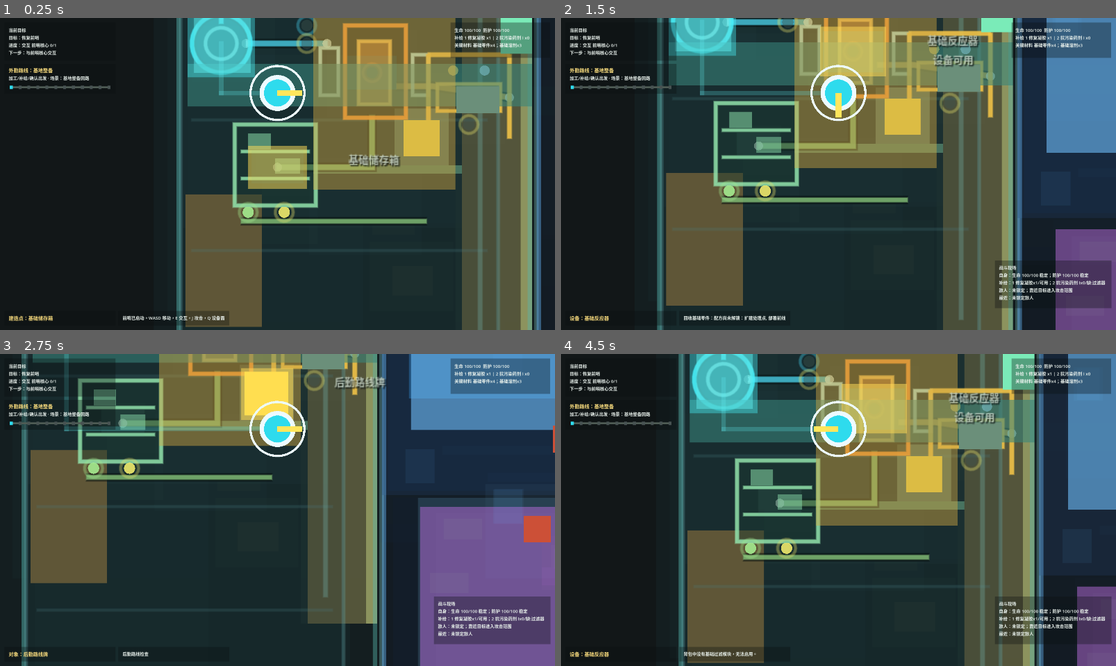
Above: before the commit, frames 1-4 (two rows, left to right).
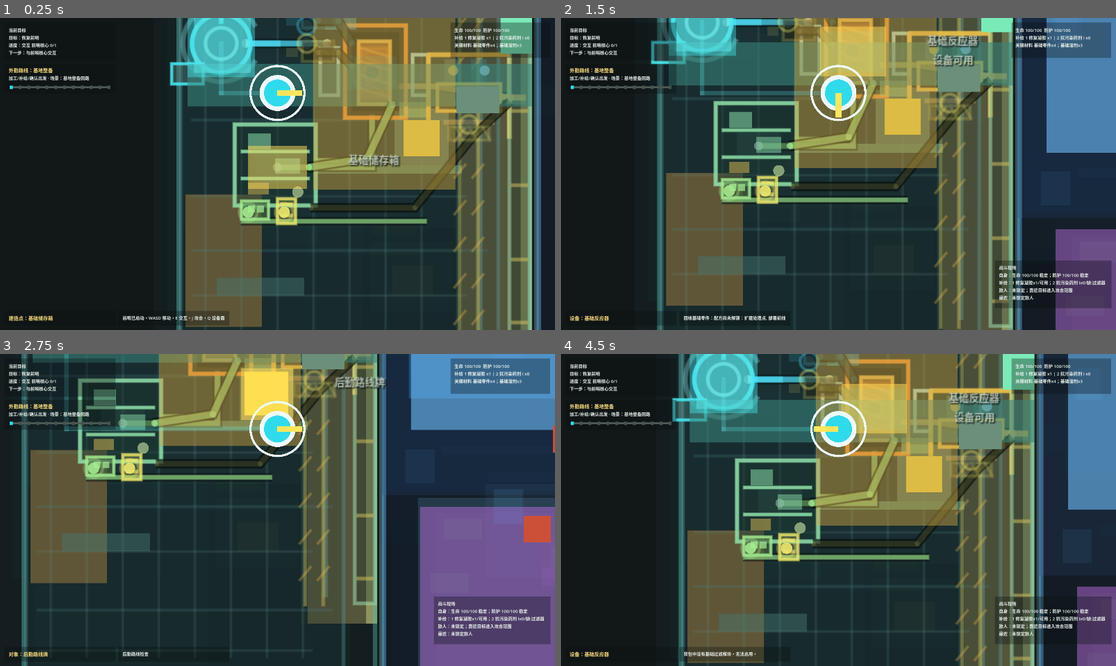
Above: after the commit, the same moments.

Repository: laugh0608/RadishCatalyst
Game: Godot game, scene res://scenes/boot/Boot.tscn
The game is run twice, just before and just after one commit, with the same random seed, the same clock (stepped at 60 frames per second) and the same inputs.
Inputs (mouse positions are in pixels of both pictures, inside the frame that each line leads up to):
- Up to frame 1 (0.25 s): no input
- Up to frame 2 (1.5 s): tap Enter at 0.5 s; move the mouse to (960, 158) at 0.52 s; hold D (move_right) 0.53-1.28 s; tap J (attack) at 0.6 s; click (960, 158) at 0.67 s; move the mouse to (727, 189) at 1.27 s; hold S (move_down) from 1.28 s (still down); tap R (cycle_recipe) at 1.35 s
- Up to frame 3 (2.75 s): move the mouse to (333, 441) at 2.02 s; release S (move_down) at 2.03 s; hold D (move_right) from 2.03 s (still down); tap E (interact) at 2.1 s
- Up to frame 4 (4.5 s): move the mouse to (810, 572) at 2.77 s; release D (move_right) at 2.78 s; hold W (move_up) 2.78-3.53 s; tap C (tactical_scan) at 2.85 s; click (810, 572) at 2.92 s; move the mouse to (1005, 556) at 3.52 s; hold A (move_left) from 3.53 s (still down); tap Q (toggle_device_panel) at 3.6 s; move the mouse to (672, 463) at 4.27 s; tap F (toggle_module) at 4.35 s

The runs differ from the first frame. In frame 1, 7.5% of the frame differs, in the area x 30-96%, y 0-100%; in frame 2, 6.9%; in frame 3, 5.8%; in frame 4, 7.3%.

Commit message:
feat: 细化基地工业链动态视觉

Diff:
--- a/client/scripts/checks/demo_resource_chain_state_check.gd
+++ b/client/scripts/checks/demo_resource_chain_state_check.gd
@@ -115,12 +115,25 @@
 	root.add_child(map)
 	var layer := map.get_node("DemoIndustrialBaseVisualLayer") as DemoIndustrialBaseVisualLayer
 	layer.apply_visuals()
+	_expect_equal(layer.get_detail_shape_count() >= 9, true, "industrial base visual layer registers device and floor detail shapes")
+	_expect_equal(layer.has_detail_shape("floor.service_grates"), true, "industrial base visual layer marks floor service grates")
+	_expect_equal(layer.has_detail_shape("device.basic_reactor.reaction_chamber"), true, "industrial base visual layer marks reactor chamber detail")
+	_expect_equal(layer.has_detail_shape("device.basic_storage.shelf_bins"), true, "industrial base visual layer marks storage shelf detail")
+	_expect_equal(layer.has_detail_shape("device.field_outfitting_station.module_rack"), true, "industrial base visual layer marks outfitting rack detail")
+	_expect_equal(layer.has_detail_shape("device.departure_gate.pressure_door"), true, "industrial base visual layer marks departure gate detail")
 	layer.refresh_chain_state(world, character)
-	_expect_equal(layer.get_chain_state_shape_count() >= 6, true, "industrial visual layer creates first chain state shapes")
+	_expect_equal(layer.get_chain_state_shape_count() >= 13, true, "industrial visual layer creates first chain state shapes")
 	_expect_equal(layer.has_chain_shape("chain.crystal_input.ready"), true, "industrial visual layer marks crystal input ready")
 	_expect_equal(layer.has_chain_shape("chain.reactor_work_window.ready"), true, "industrial visual layer marks reactor working")
 	_expect_equal(layer.has_chain_shape("chain.storage_repair_gel_slot.ready"), true, "industrial visual layer marks repair gel storage")
 	_expect_equal(layer.has_chain_shape("chain.outfitting_supply_state.ready"), true, "industrial visual layer marks outfitting supply ready")
+	_expect_equal(layer.has_chain_shape("chain.input_crystal_bin.ready"), true, "industrial visual layer marks crystal input bin ready")
+	_expect_equal(layer.has_chain_shape("chain.input_salvage_bin.ready"), true, "industrial visual layer marks salvage input bin ready")
+	_expect_equal(layer.has_chain_shape("chain.reactor_feed_lane.ready"), true, "industrial visual layer marks active feed lane")
+	_expect_equal(layer.has_chain_shape("chain.reactor_process_core.ready"), true, "industrial visual layer marks active reactor core")
+	_expect_equal(layer.has_chain_shape("chain.parts_output_tray.ready"), true, "industrial visual layer marks parts output tray")
+	_expect_equal(layer.has_chain_shape("chain.repair_gel_cylinder.ready"), true, "industrial visual layer marks repair gel cylinder")
+	_expect_equal(layer.has_chain_shape("chain.outfitting_launch_bus.ready"), true, "industrial visual layer marks outfitting launch bus")
 	map.free()
 
 
--- a/client/scripts/map/demo_industrial_base_visual_layer.gd
+++ b/client/scripts/map/demo_industrial_base_visual_layer.gd
@@ -12,6 +12,10 @@
 const DECK_FILL := Color(0.08, 0.16, 0.17, 0.18)
 const DEVICE_FRAME := Color(0.72, 0.92, 0.88, 0.86)
 const DEVICE_DIM := Color(0.36, 0.5, 0.48, 0.38)
+const DEVICE_PANEL := Color(0.28, 0.46, 0.44, 0.48)
+const DEVICE_DARK := Color(0.04, 0.08, 0.085, 0.72)
+const FLOOR_GRATE := Color(0.36, 0.54, 0.52, 0.2)
+const MAINTENANCE_LINE := Color(0.76, 0.72, 0.34, 0.48)
 const CORE_LIGHT := Color(0.28, 0.92, 0.96, 0.88)
 const REACTOR_LIGHT := Color(0.98, 0.58, 0.2, 0.9)
 const STORAGE_LIGHT := Color(0.58, 0.9, 0.68, 0.84)
@@ -25,6 +29,8 @@
 const CHAIN_READY := Color(0.92, 0.9, 0.42, 0.92)
 const CHAIN_INPUT := Color(0.28, 0.84, 0.96, 0.94)
 const CHAIN_PRODUCT := Color(0.64, 0.92, 0.56, 0.9)
+const CHAIN_WINDOW := Color(1.0, 0.62, 0.24, 0.86)
+const CHAIN_ROUTE_DARK := Color(0.02, 0.04, 0.035, 0.72)
 
 const DEVICE_ANCHORS := {
 	"device.outpost_core": "Interactables/OutpostCore",
@@ -68,6 +74,7 @@
 var device_shape_ids: Array[String] = []
 var flow_shape_ids: Array[String] = []
 var chain_shape_ids: Array[String] = []
+var detail_shape_ids: Array[String] = []
 var chain_state: Dictionary = {}
 
 
@@ -80,6 +87,7 @@
 	_deemphasize_legacy_base_blocks()
 	_mute_device_identity_blocks()
 	_register_device_shapes()
+	_register_device_detail_shapes()
 	_register_flow_shapes()
 	_tag_device_anchors()
 	_tone_down_core_interactable_markers()
@@ -113,6 +121,13 @@
 	_register_chain_shape("chain.storage_parts_slot.%s" % _state_suffix(bool(chain_state["parts_ready"])))
 	_register_chain_shape("chain.storage_repair_gel_slot.%s" % _state_suffix(bool(chain_state["gel_ready"])))
 	_register_chain_shape("chain.outfitting_supply_state.%s" % _state_suffix(bool(chain_state["station_ready"]) and bool(chain_state["gel_ready"])))
+	_register_chain_shape("chain.input_crystal_bin.%s" % _state_suffix(bool(chain_state["crystal_ready"])))
+	_register_chain_shape("chain.input_salvage_bin.%s" % _state_suffix(bool(chain_state["salvage_ready"])))
+	_register_chain_shape("chain.reactor_feed_lane.%s" % _state_suffix(bool(chain_state["crystal_ready"]) or bool(chain_state["salvage_ready"])))
+	_register_chain_shape("chain.reactor_process_core.%s" % _state_suffix(reactor_active))
+	_register_chain_shape("chain.parts_output_tray.%s" % _state_suffix(bool(chain_state["parts_ready"])))
+	_register_chain_shape("chain.repair_gel_cylinder.%s" % _state_suffix(bool(chain_state["gel_ready"])))
+	_register_chain_shape("chain.outfitting_launch_bus.%s" % _state_suffix(bool(chain_state["station_ready"]) and bool(chain_state["gel_ready"])))
 	queue_redraw()
 
 
@@ -131,6 +146,14 @@
 	return applied_flow_count
 
 
+func get_detail_shape_count() -> int:
+	return detail_shape_ids.size()
+
+
+func has_detail_shape(shape_id: String) -> bool:
+	return detail_shape_ids.has(shape_id)
+
+
 func get_chain_state_shape_count() -> int:
 	return applied_chain_state_count
 
@@ -141,11 +164,13 @@
 
 func _draw() -> void:
 	_draw_base_deck()
+	_draw_base_detail()
 	_draw_flow_network()
 	_draw_outpost_core()
 	_draw_basic_reactor()
 	_draw_basic_storage()
 	_draw_field_outfitting_station()
+	_draw_departure_gate()
 	_draw_pollution_filter()
 	_draw_chain_state()
 
@@ -157,6 +182,17 @@
 	for y in [-156.0, -24.0, 92.0, 184.0]:
 		draw_line(Vector2(-326.0, y), Vector2(-64.0, y), Color(0.28, 0.48, 0.5, 0.24), 1.5, true)
 	draw_line(Vector2(-70.0, -196.0), Vector2(-70.0, 172.0), Color(0.42, 0.62, 0.58, 0.42), 3.0, true)
+
+
+func _draw_base_detail() -> void:
+	for x in [-314.0, -282.0, -250.0, -218.0, -186.0, -154.0, -122.0, -90.0]:
+		draw_line(Vector2(x, -244.0), Vector2(x, 226.0), FLOOR_GRATE, 1.0, true)
+	for y in [-226.0, -194.0, -120.0, 44.0, 132.0, 220.0]:
+		draw_line(Vector2(-326.0, y), Vector2(-82.0, y), FLOOR_GRATE, 1.0, true)
+	_draw_hazard_stripe(Vector2(-88.0, -210.0), Vector2(-88.0, 180.0))
+	_draw_hazard_stripe(Vector2(-72.0, -210.0), Vector2(-72.0, 180.0))
+	draw_rect(Rect2(Vector2(-318.0, -138.0), Vector2(42.0, 18.0)), DEVICE_PANEL, true)
+	draw_rect(Rect2(Vector2(-304.0, 116.0), Vector2(78.0, 16.0)), DEVICE_PANEL, true)
 
 
 func _draw_flow_network() -> void:
@@ -172,21 +208,30 @@
 func _draw_outpost_core() -> void:
 	var center := Vector2(-300.0, -92.0)
 	draw_circle(center, 22.0, Color(0.08, 0.26, 0.28, 0.5))
+	draw_arc(center, 34.0, PI * 0.15, PI * 1.85, 36, Color(0.56, 0.92, 0.9, 0.34), 3.0, true)
 	draw_arc(center, 26.0, 0.0, TAU, 36, CORE_LIGHT, 2.8, true)
 	draw_arc(center, 14.0, 0.0, TAU, 28, Color(0.7, 1.0, 0.96, 0.72), 2.0, true)
 	draw_line(center + Vector2(0.0, -34.0), center + Vector2(0.0, -18.0), CORE_LIGHT, 3.0, true)
 	draw_line(center + Vector2(-12.0, -32.0), center + Vector2(12.0, -32.0), CORE_LIGHT, 2.0, true)
+	draw_rect(Rect2(center + Vector2(-44.0, 18.0), Vector2(28.0, 18.0)), DEVICE_PANEL, true)
+	draw_rect(Rect2(center + Vector2(-44.0, 18.0), Vector2(28.0, 18.0)), CORE_LIGHT, false, 1.4, true)
+	draw_line(center + Vector2(26.0, 0.0), center + Vector2(52.0, 0.0), PIPE_CRYSTAL, 4.0, true)
 
 
 func _draw_basic_reactor() -> void:
 	var body := Rect2(Vector2(-190.0, -108.0), Vector2(54.0, 82.0))
 	draw_rect(body, Color(0.16, 0.13, 0.08, 0.48), true)
 	draw_rect(body, REACTOR_LIGHT, false, 2.5, true)
+	draw_rect(Rect2(Vector2(-184.0, -102.0), Vector2(42.0, 70.0)), DEVICE_DARK, true)
 	draw_rect(Rect2(Vector2(-178.0, -94.0), Vector2(28.0, 56.0)), Color(0.96, 0.58, 0.22, 0.48), true)
 	draw_rect(Rect2(Vector2(-178.0, -94.0), Vector2(28.0, 56.0)), Color(1.0, 0.78, 0.34, 0.82), false, 2.0, true)
 	draw_rect(Rect2(Vector2(-212.0, -88.0), Vector2(16.0, 42.0)), DEVICE_FRAME, false, 2.0, true)
 	draw_rect(Rect2(Vector2(-130.0, -82.0), Vector2(14.0, 36.0)), DEVICE_FRAME, false, 2.0, true)
 	draw_line(Vector2(-176.0, -124.0), Vector2(-158.0, -124.0), Color(0.76, 0.62, 0.36, 0.8), 5.0, true)
+	for y in [-88.0, -76.0, -64.0, -52.0]:
+		draw_line(Vector2(-176.0, y), Vector2(-150.0, y + 8.0), Color(1.0, 0.78, 0.34, 0.34), 1.3, true)
+	draw_rect(Rect2(Vector2(-208.0, -118.0), Vector2(28.0, 14.0)), Color(0.3, 0.72, 0.84, 0.42), true)
+	draw_rect(Rect2(Vector2(-142.0, -40.0), Vector2(28.0, 14.0)), Color(0.64, 0.9, 0.56, 0.42), true)
 
 
 func _draw_basic_storage() -> void:
@@ -197,6 +242,9 @@
 	draw_line(Vector2(-282.0, 28.0), Vector2(-222.0, 28.0), STORAGE_LIGHT, 1.8, true)
 	draw_rect(Rect2(Vector2(-276.0, -12.0), Vector2(20.0, 14.0)), Color(0.54, 0.86, 0.66, 0.54), true)
 	draw_rect(Rect2(Vector2(-252.0, 10.0), Vector2(22.0, 14.0)), Color(0.54, 0.86, 0.66, 0.5), true)
+	draw_rect(Rect2(Vector2(-276.0, 32.0), Vector2(18.0, 10.0)), Color(0.9, 0.76, 0.34, 0.48), true)
+	draw_circle(Vector2(-232.0, 40.0), 5.0, Color(0.86, 0.96, 0.68, 0.56))
+	draw_line(Vector2(-216.0, 12.0), Vector2(-196.0, 12.0), PIPE_PRODUCT, 3.0, true)
 
 
 func _draw_field_outfitting_station() -> void:
@@ -207,8 +255,20 @@
 	draw_line(right, Vector2(-44.0, -8.0), OUTFITTING_LIGHT, 3.0, true)
 	draw_rect(Rect2(Vector2(-108.0, -56.0), Vector2(56.0, 24.0)), Color(0.34, 0.28, 0.14, 0.44), true)
 	draw_rect(Rect2(Vector2(-108.0, -56.0), Vector2(56.0, 24.0)), OUTFITTING_LIGHT, false, 2.0, true)
+	draw_rect(Rect2(Vector2(-102.0, -78.0), Vector2(14.0, 20.0)), DEVICE_PANEL, true)
+	draw_rect(Rect2(Vector2(-78.0, -78.0), Vector2(14.0, 20.0)), DEVICE_PANEL, true)
+	draw_line(Vector2(-102.0, -22.0), Vector2(-58.0, -22.0), Color(0.72, 0.62, 0.36, 0.58), 3.0, true)
 	draw_circle(Vector2(-94.0, -68.0), 4.5, OUTFITTING_LIGHT)
 	draw_circle(Vector2(-66.0, -68.0), 4.5, Color(0.72, 0.9, 1.0, 0.76))
+
+
+func _draw_departure_gate() -> void:
+	var gate := Rect2(Vector2(-44.0, -202.0), Vector2(18.0, 380.0))
+	draw_rect(gate, Color(0.08, 0.18, 0.16, 0.32), true)
+	draw_rect(gate, Color(0.62, 0.84, 0.66, 0.58), false, 2.0, true)
+	for y in [-164.0, -98.0, -32.0, 34.0, 100.0, 156.0]:
+		draw_line(Vector2(-42.0, y), Vector2(-28.0, y), Color(0.82, 0.76, 0.38, 0.52), 2.0, true)
+	draw_line(Vector2(-54.0, -44.0), Vector2(-30.0, -44.0), PIPE_OUTFITTING, 4.0, true)
 
 
 func _draw_pollution_filter() -> void:
@@ -223,12 +283,82 @@
 func _draw_chain_state() -> void:
 	if chain_state.is_empty():
 		return
-	_draw_status_pip(Vector2(-224.0, -108.0), bool(chain_state.get("crystal_ready", false)), CHAIN_INPUT)
-	_draw_status_pip(Vector2(-224.0, -92.0), bool(chain_state.get("salvage_ready", false)), CHAIN_READY)
-	_draw_status_pip(Vector2(-166.0, -66.0), bool(chain_state.get("reactor_active", false)), _reactor_state_color())
-	_draw_status_pip(Vector2(-276.0, 58.0), bool(chain_state.get("parts_ready", false)), CHAIN_PRODUCT)
-	_draw_status_pip(Vector2(-244.0, 58.0), bool(chain_state.get("gel_ready", false)), CHAIN_READY)
-	_draw_status_pip(Vector2(-80.0, -20.0), bool(chain_state.get("station_ready", false)) and bool(chain_state.get("gel_ready", false)), CHAIN_READY)
+	var crystal_ready := bool(chain_state.get("crystal_ready", false))
+	var salvage_ready := bool(chain_state.get("salvage_ready", false))
+	var reactor_active := bool(chain_state.get("reactor_active", false))
+	var parts_ready := bool(chain_state.get("parts_ready", false))
+	var gel_ready := bool(chain_state.get("gel_ready", false))
+	var outfitting_ready := bool(chain_state.get("station_ready", false)) and gel_ready
+	_draw_chain_input_slots(crystal_ready, salvage_ready)
+	_draw_chain_flow_band([Vector2(-214.0, -112.0), Vector2(-196.0, -112.0), Vector2(-184.0, -92.0)], crystal_ready, CHAIN_INPUT, 5.0)
+	_draw_chain_flow_band([Vector2(-214.0, -84.0), Vector2(-196.0, -84.0), Vector2(-184.0, -72.0)], salvage_ready, CHAIN_READY, 4.0)
+	_draw_reactor_process_core(reactor_active)
+	_draw_chain_flow_band([Vector2(-148.0, -38.0), Vector2(-170.0, 10.0), Vector2(-222.0, 18.0)], parts_ready or gel_ready, CHAIN_PRODUCT, 5.0)
+	_draw_storage_outputs(parts_ready, gel_ready)
+	_draw_chain_flow_band([Vector2(-220.0, 54.0), Vector2(-128.0, 54.0), Vector2(-74.0, -12.0), Vector2(-44.0, -40.0)], outfitting_ready, CHAIN_READY, 4.0)
+	_draw_outfitting_supply_state(outfitting_ready)
+	_draw_status_pip(Vector2(-224.0, -108.0), crystal_ready, CHAIN_INPUT)
+	_draw_status_pip(Vector2(-224.0, -92.0), salvage_ready, CHAIN_READY)
+	_draw_status_pip(Vector2(-166.0, -66.0), reactor_active, _reactor_state_color())
+	_draw_status_pip(Vector2(-276.0, 58.0), parts_ready, CHAIN_PRODUCT)
+	_draw_status_pip(Vector2(-244.0, 58.0), gel_ready, CHAIN_READY)
+	_draw_status_pip(Vector2(-80.0, -20.0), outfitting_ready, CHAIN_READY)
+
+
+func _draw_chain_input_slots(crystal_ready: bool, salvage_ready: bool) -> void:
+	var crystal_slot := Rect2(Vector2(-228.0, -124.0), Vector2(28.0, 18.0))
+	var salvage_slot := Rect2(Vector2(-228.0, -94.0), Vector2(28.0, 18.0))
+	_draw_chain_slot(crystal_slot, crystal_ready, CHAIN_INPUT)
+	_draw_chain_slot(salvage_slot, salvage_ready, CHAIN_READY)
+	draw_line(Vector2(-220.0, -120.0), Vector2(-208.0, -110.0), _state_color(CHAIN_INPUT, crystal_ready, 0.78, 0.18), 2.0, true)
+	draw_line(Vector2(-216.0, -90.0), Vector2(-204.0, -82.0), _state_color(CHAIN_READY, salvage_ready, 0.72, 0.18), 2.0, true)
+	draw_rect(Rect2(Vector2(-242.0, -116.0), Vector2(10.0, 8.0)), _state_color(CHAIN_INPUT, crystal_ready, 0.52, 0.14), true)
+	draw_rect(Rect2(Vector2(-242.0, -88.0), Vector2(10.0, 8.0)), _state_color(CHAIN_READY, salvage_ready, 0.52, 0.14), true)
+
+
+func _draw_reactor_process_core(is_active: bool) -> void:
+	var color := _reactor_state_color()
+	var window := Rect2(Vector2(-176.0, -88.0), Vector2(24.0, 44.0))
+	draw_rect(window.grow(4.0), _state_color(color, is_active, 0.18, 0.06), true)
+	draw_rect(window, _state_color(CHAIN_WINDOW, is_active, 0.52, 0.16), true)
+	draw_rect(window, _state_color(color, is_active, 0.86, 0.26), false, 2.0, true)
+	for y in [-80.0, -68.0, -56.0]:
+		draw_line(Vector2(-172.0, y), Vector2(-156.0, y + 7.0), _state_color(color, is_active, 0.74, 0.2), 1.8, true)
+	draw_arc(Vector2(-164.0, -66.0), 19.0, PI * 0.1, PI * 1.65, 32, _state_color(color, is_active, 0.44, 0.12), 2.0, true)
+
+
+func _draw_storage_outputs(parts_ready: bool, gel_ready: bool) -> void:
+	var parts_tray := Rect2(Vector2(-282.0, 48.0), Vector2(24.0, 16.0))
+	var gel_tube := Rect2(Vector2(-250.0, 46.0), Vector2(16.0, 22.0))
+	_draw_chain_slot(parts_tray, parts_ready, CHAIN_PRODUCT)
+	draw_rect(Rect2(Vector2(-276.0, 52.0), Vector2(6.0, 6.0)), _state_color(CHAIN_PRODUCT, parts_ready, 0.84, 0.2), true)
+	draw_rect(Rect2(Vector2(-268.0, 52.0), Vector2(6.0, 6.0)), _state_color(CHAIN_PRODUCT, parts_ready, 0.72, 0.18), true)
+	draw_rect(gel_tube, _state_color(CHAIN_READY, gel_ready, 0.22, 0.08), true)
+	draw_rect(gel_tube, _state_color(CHAIN_READY, gel_ready, 0.84, 0.22), false, 1.6, true)
+	draw_line(gel_tube.position + Vector2(3.0, 5.0), gel_tube.position + Vector2(13.0, 5.0), _state_color(CHAIN_READY, gel_ready, 0.86, 0.16), 2.0, true)
+	draw_line(gel_tube.position + Vector2(3.0, 15.0), gel_tube.position + Vector2(13.0, 15.0), _state_color(CHAIN_READY, gel_ready, 0.66, 0.12), 2.0, true)
+
+
+func _draw_outfitting_supply_state(is_ready: bool) -> void:
+	var color := _state_color(CHAIN_READY, is_ready, 0.86, 0.18)
+	draw_rect(Rect2(Vector2(-98.0, -18.0), Vector2(36.0, 12.0)), _state_color(CHAIN_READY, is_ready, 0.28, 0.08), true)
+	draw_rect(Rect2(Vector2(-98.0, -18.0), Vector2(36.0, 12.0)), color, false, 1.6, true)
+	for x in [-92.0, -80.0, -68.0]:
+		draw_line(Vector2(x, -18.0), Vector2(x + 7.0, -6.0), color, 1.4, true)
+	draw_line(Vector2(-46.0, -40.0), Vector2(-30.0, -40.0), color, 3.0, true)
+
+
+func _draw_chain_slot(rect: Rect2, is_ready: bool, color: Color) -> void:
+	draw_rect(rect, Color(0.02, 0.04, 0.035, 0.56), true)
+	draw_rect(rect, _state_color(color, is_ready, 0.26, 0.08), true)
+	draw_rect(rect, _state_color(color, is_ready, 0.86, 0.22), false, 1.5, true)
+
+
+func _draw_chain_flow_band(points: Array[Vector2], is_ready: bool, color: Color, width: float) -> void:
+	draw_polyline(PackedVector2Array(points), CHAIN_ROUTE_DARK, width + 3.0, true)
+	draw_polyline(PackedVector2Array(points), _state_color(color, is_ready, 0.68, 0.14), width, true)
+	for point in points:
+		draw_circle(point, width * 0.55, _state_color(color, is_ready, 0.74, 0.14))
 
 
 func _draw_status_pip(position: Vector2, is_ready: bool, color: Color) -> void:
@@ -236,9 +366,21 @@
 	draw_arc(position, 8.0, 0.0, TAU, 20, Color(color.r, color.g, color.b, 0.36), 1.4, true)
 
 
+func _state_color(color: Color, is_ready: bool, ready_alpha: float, idle_alpha: float) -> Color:
+	return Color(color.r, color.g, color.b, ready_alpha if is_ready else idle_alpha)
+
+
 func _draw_pipe(points: Array[Vector2], color: Color, width: float) -> void:
 	draw_polyline(PackedVector2Array(points), Color(0.02, 0.05, 0.05, 0.62), width + 3.0, true)
 	draw_polyline(PackedVector2Array(points), color, width, true)
+
+
+func _draw_hazard_stripe(start: Vector2, end: Vector2) -> void:
+	draw_line(start, end, MAINTENANCE_LINE, 2.0, true)
+	var segment_count := 12
+	for index in range(segment_count):
+		var y := lerpf(start.y, end.y, float(index) / float(segment_count))
+		draw_line(Vector2(start.x - 5.0, y + 10.0), Vector2(start.x + 5.0, y - 2.0), Color(0.92, 0.72, 0.28, 0.34), 1.0, true)
 
 
 func _register_device_shapes() -> void:
@@ -250,6 +392,20 @@
 		"device.pollution_filter.outline"
 	]
 	applied_device_count = device_shape_ids.size()
+
+
+func _register_device_detail_shapes() -> void:
+	detail_shape_ids = [
+		"floor.service_grates",
+		"floor.maintenance_stripes",
+		"device.outpost_core.side_console",
+		"device.basic_reactor.reaction_chamber",
+		"device.basic_reactor.input_output_ports",
+		"device.basic_storage.shelf_bins",
+		"device.field_outfitting_station.module_rack",
+		"device.departure_gate.pressure_door",
+		"flow.material_port_nodes"
+	]
 
 
 func _register_flow_shapes() -> void:
Not shown, changed: docs/devlogs/2026-W25.md
